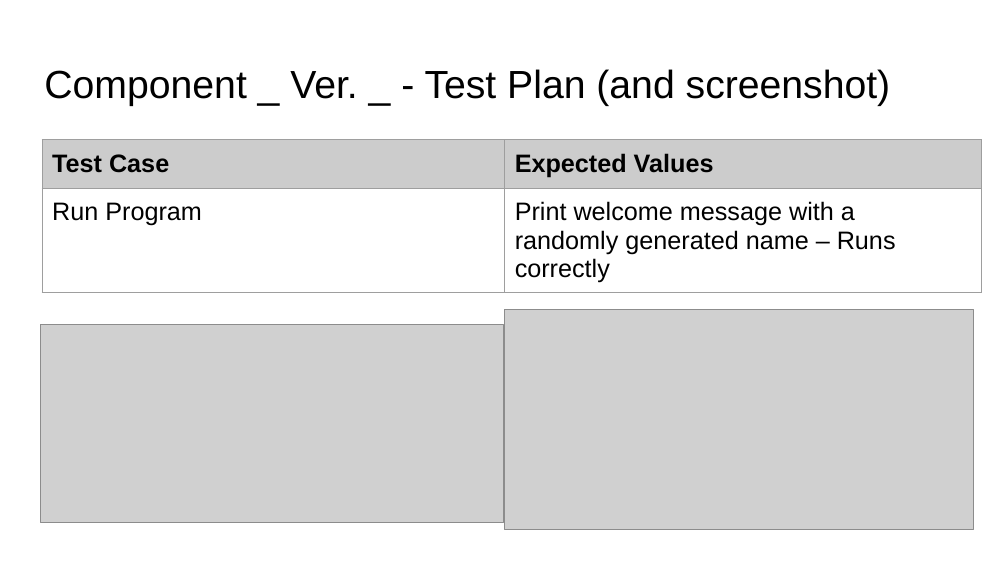
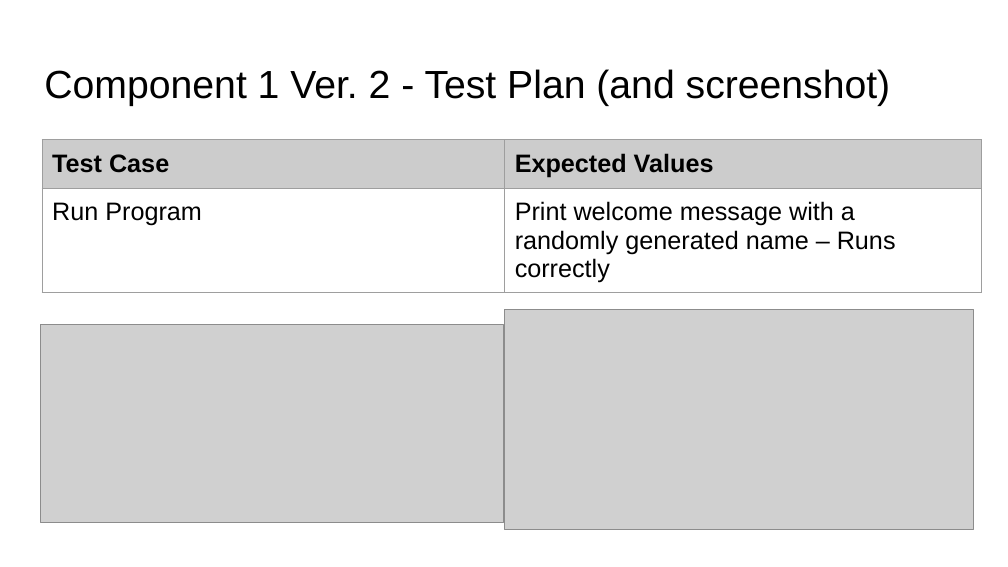
Before and after one commit to sinedotwav-e/pizzabot, a slide deck: slide 10 of pizzapowerpoint.pptx. Drawn at 1008x567 pixels with LibreOffice and Linux fonts; fonts in the diff are those of the drawing; grey boxes stand for pictures. Boxes give left, top, right and bottom in pixels: in the first picture for what was removed or moved away, otherwise in the second. Text is boxed around its words. In the diff, an @@ line names an element or a change of style, - is before the commit and + after.

```diff
--- a/pizzapowerpoint.pptx
+++ b/pizzapowerpoint.pptx
@@ title at <box>44,69,891,106</box>: text changed @@
-Component _ Ver. _ - Test Plan (and screenshot)
+Component 1 Ver. 2 - Test Plan (and screenshot)
```
Also in this commit, not shown: 1 other slide changed, 2 slides added, 7 other files.
